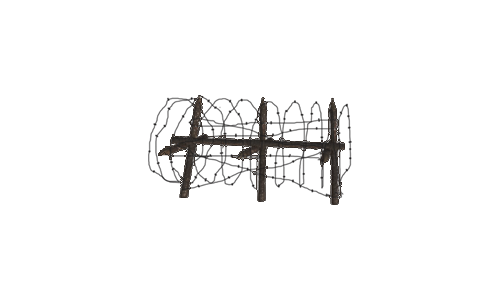
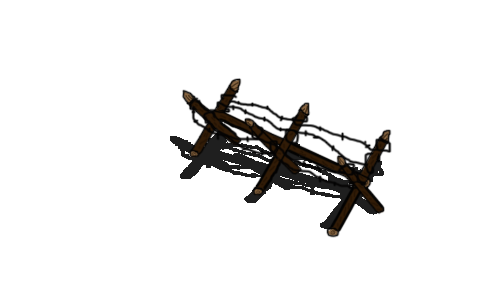
Layers edited between the first and the second 500 × 300 image:
renamed "odun" to "dikenli tel", painted on it over (148, 77, 392, 238)
